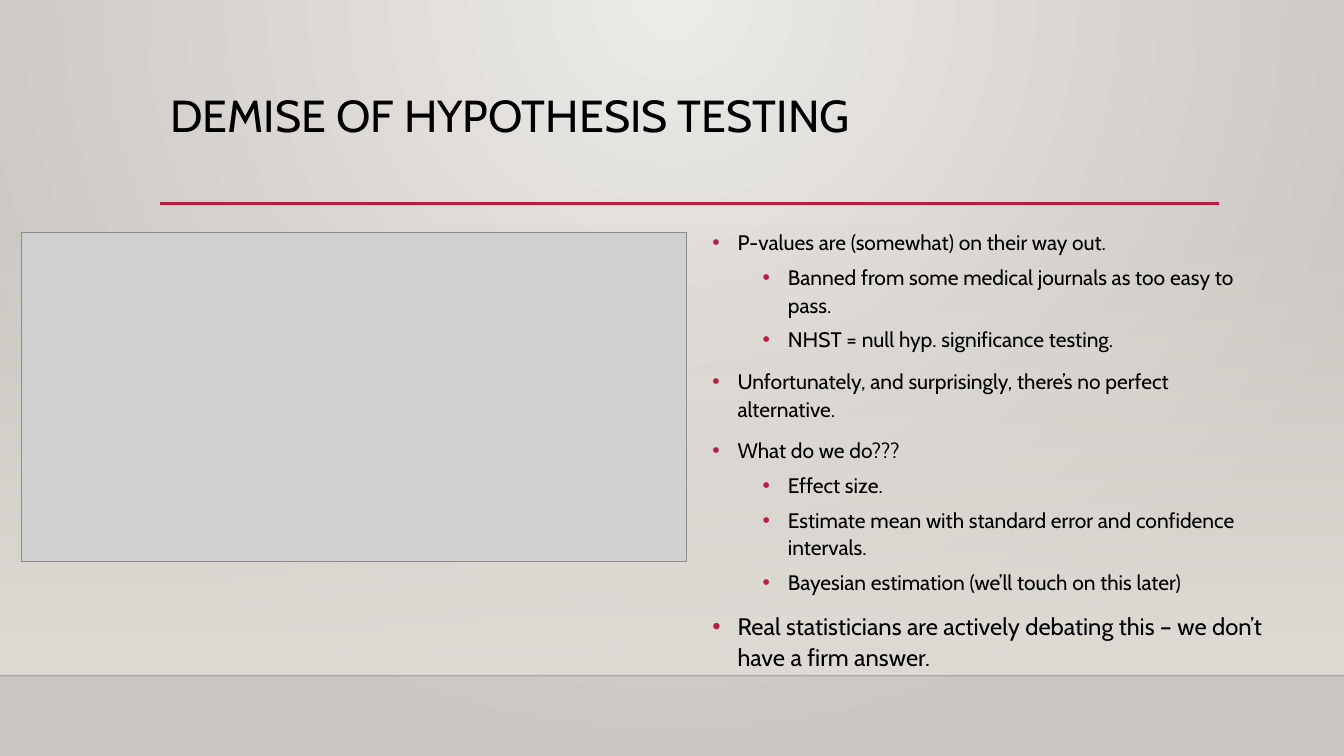
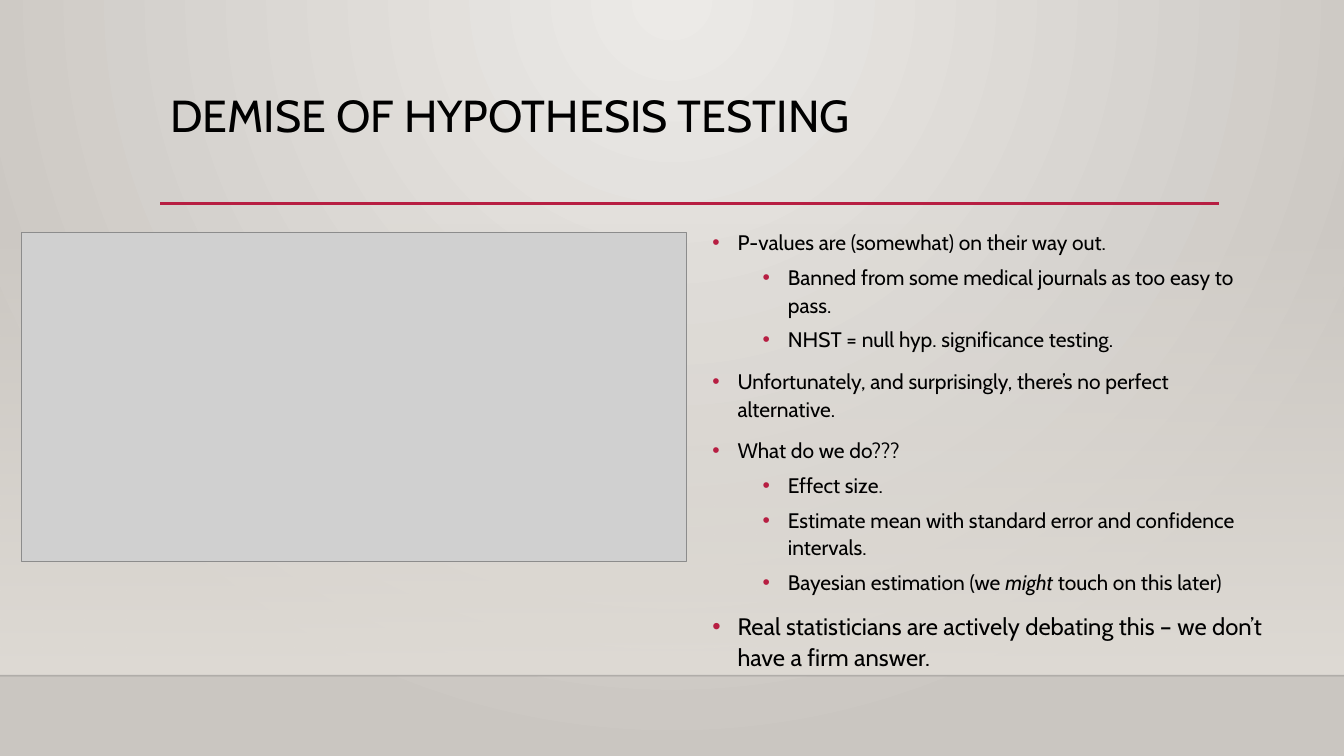
Before and after one commit to AkeemSemper/Basic_Stats_in_Python_Student_Workbooks, a slide deck: slide 15 of reference_material/slides/018_Hypothesis_Test.pptx (slide 14 before the commit). Drawn at 1344x756 pixels with LibreOffice and Linux fonts; fonts in the diff are those of the drawing; grey boxes stand for pictures; background and template pictures are left out. Boxes give left, top, right and bottom in pixels: in the first picture for what was removed or moved away, otherwise in the second. Text is boxed around its words. In the diff, an @@ line names an element or a change of style, - is before the commit and + after.

```diff
--- a/reference_material/slides/018_Hypothesis_Test.pptx
+++ b/reference_material/slides/018_Hypothesis_Test.pptx
@@ text at (x1=788, y1=574, x2=1221, y2=596): text changed @@
-  • Bayesian estimation (we’ll touch on this later)
+  • Bayesian estimation (we might touch on this later)
```
Also in this commit, not shown: 7 other slides changed, 1 slide added, 12 other files.
